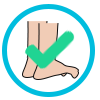
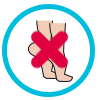
Layered file, before and after one edit (100 × 100). Changes by layer:
added group "Fail" with 1 layers above "Success" over (30, 29, 69, 70)
added layer "Rounded Rectangle 2 copy 2" in group "Fail" over (30, 29, 69, 70)
moved "Rounded Rectangle 2 copy" into group "Success" over (24, 44, 50, 69)
moved "Rounded Rectangle 2" into group "Success" over (36, 29, 75, 70)
showed group "Tip toe" (2 layers) over (28, 20, 73, 82)
hid group "Toe clenches" (2 layers) over (22, 21, 79, 80)
